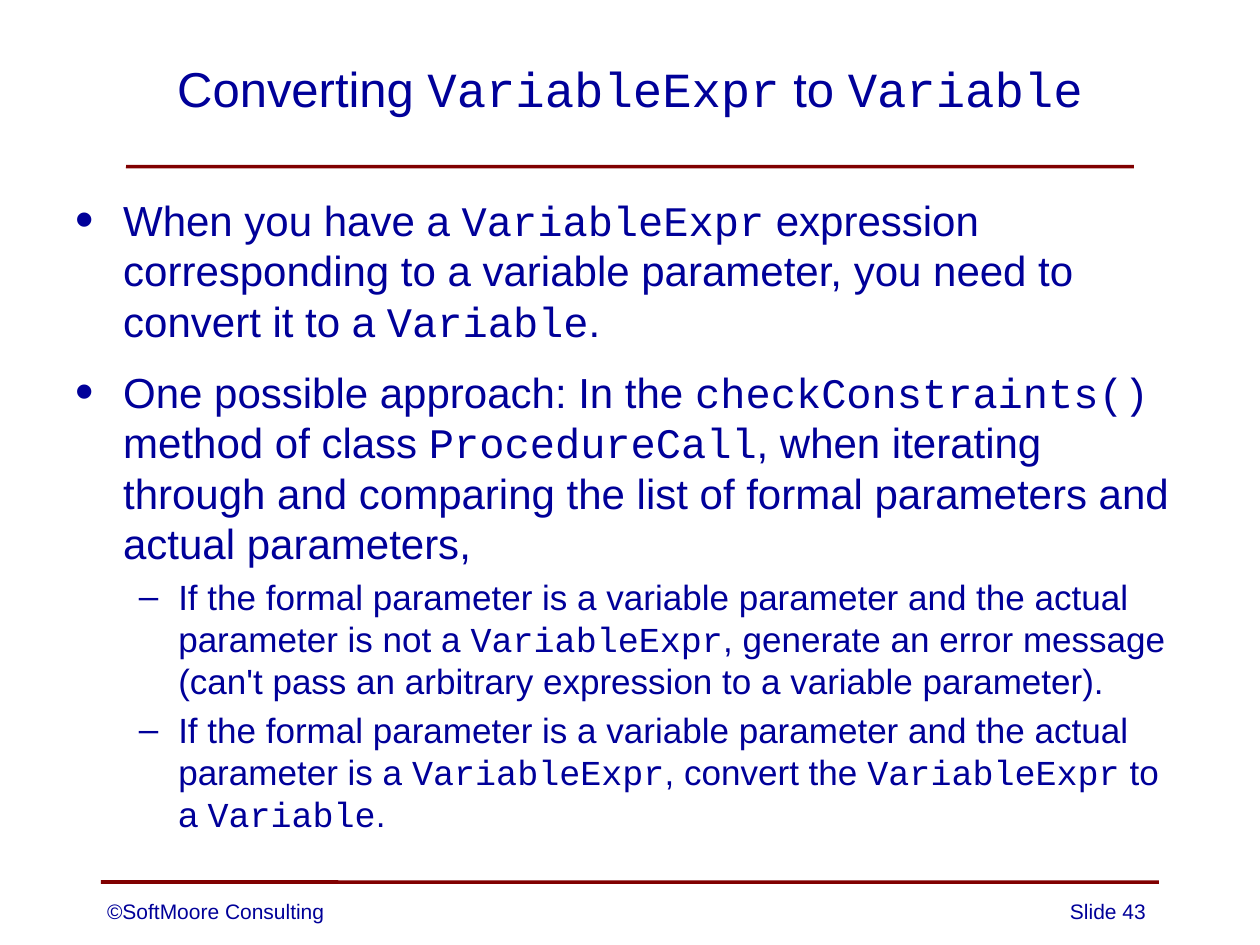
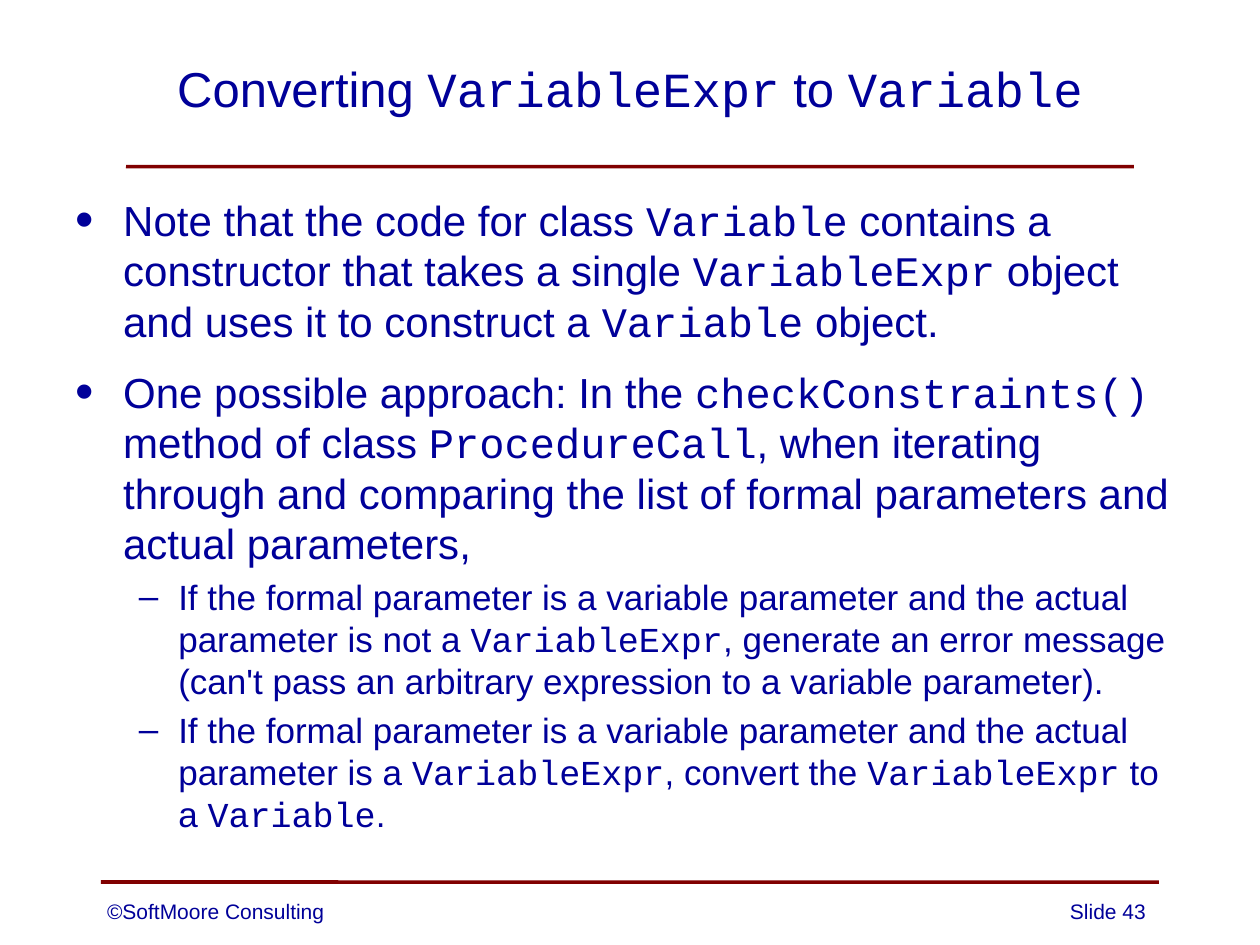
Before and after one commit to SoftMoore/CPRL-Kt-3rd, a slide deck: slide 43 of PowerPoints/13 - Subprograms.pptx. Drawn at 1260x945 pixels with LibreOffice and Linux fonts; fonts in the diff are those of the drawing. Boxes give left, top, right and bottom in pixels: in the first picture for what was removed or moved away, otherwise in the second. Text is boxed around its words. In the diff, an @@ line names an element or a change of style, - is before the commit and + after.

```diff
--- a/PowerPoints/13 - Subprograms.pptx
+++ b/PowerPoints/13 - Subprograms.pptx
@@ text at (123, 205, 1119, 345): text changed @@
-• When you have a VariableExpr expression corresponding to a variable parameter, you need to convert it to a Variable.
+• Note that the code for class Variable contains a constructor that takes a single VariableExpr object and uses it to construct a Variable object.
```
Also in this commit, not shown: 3 other slides changed.
